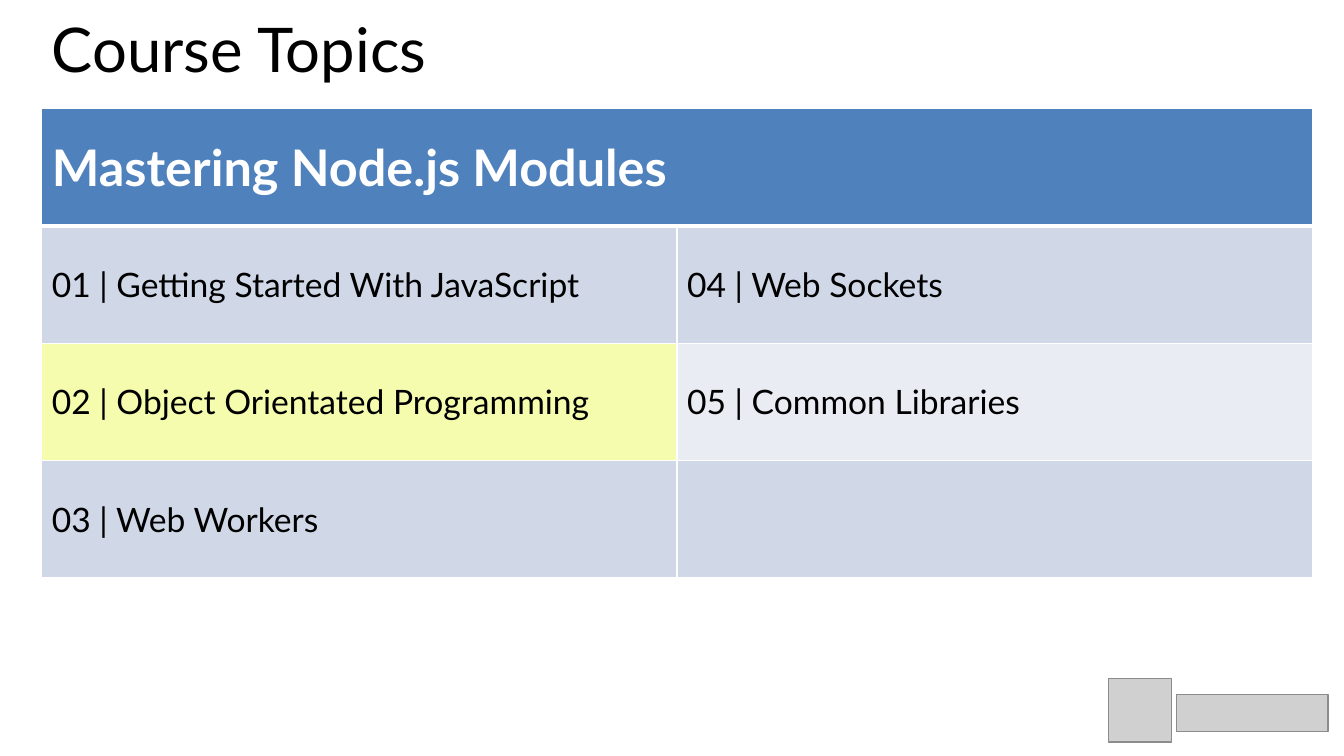
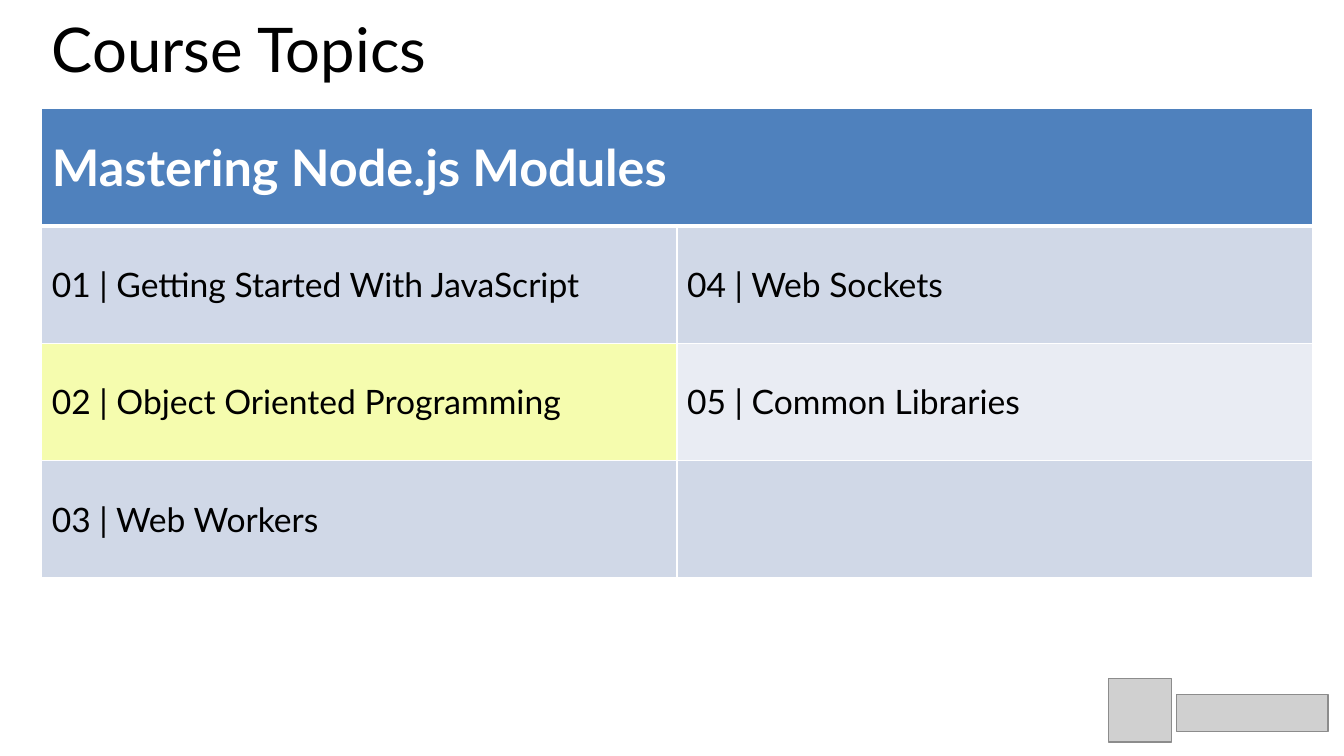
Before and after one commit to Amart85/JavaScript-Experienced-Developers, a slide deck: slide 2 of Slides/Module 2 -Object Oriented Programming in J.pptx. Drawn at 1344x756 pixels with LibreOffice and Linux fonts; fonts in the diff are those of the drawing; grey boxes stand for pictures. Boxes give left, top, right and bottom in pixels: in the first picture for what was removed or moved away, otherwise in the second. Text is boxed around its words. In the diff, an @@ line names an element or a change of style, - is before the commit and + after.

```diff
--- a/Slides/Module 2 -Object Oriented Programming in J.pptx
+++ b/Slides/Module 2 -Object Oriented Programming in J.pptx
@@ table at (x1=41, y1=109, x2=1312, y2=578) @@
-row 3, column 1: 02 | Object Orientated Programming
+row 3, column 1: 02 | Object Oriented Programming
```
Also in this commit, not shown: 1 other slide changed, 3 other files.
